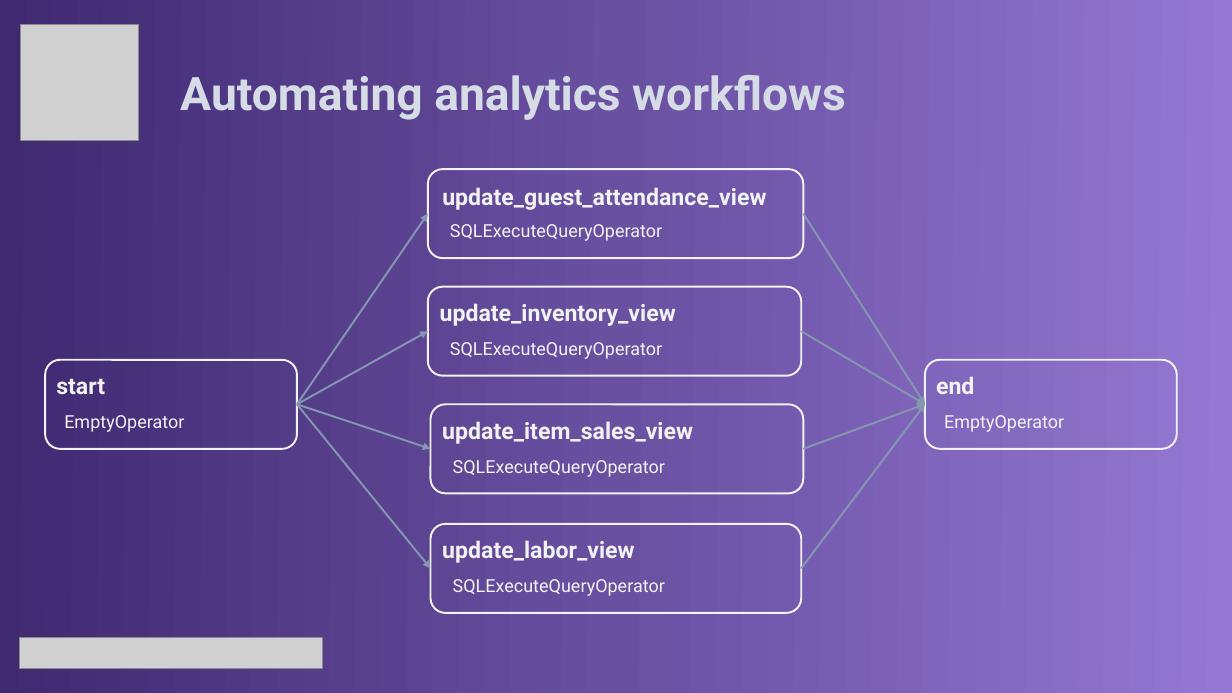
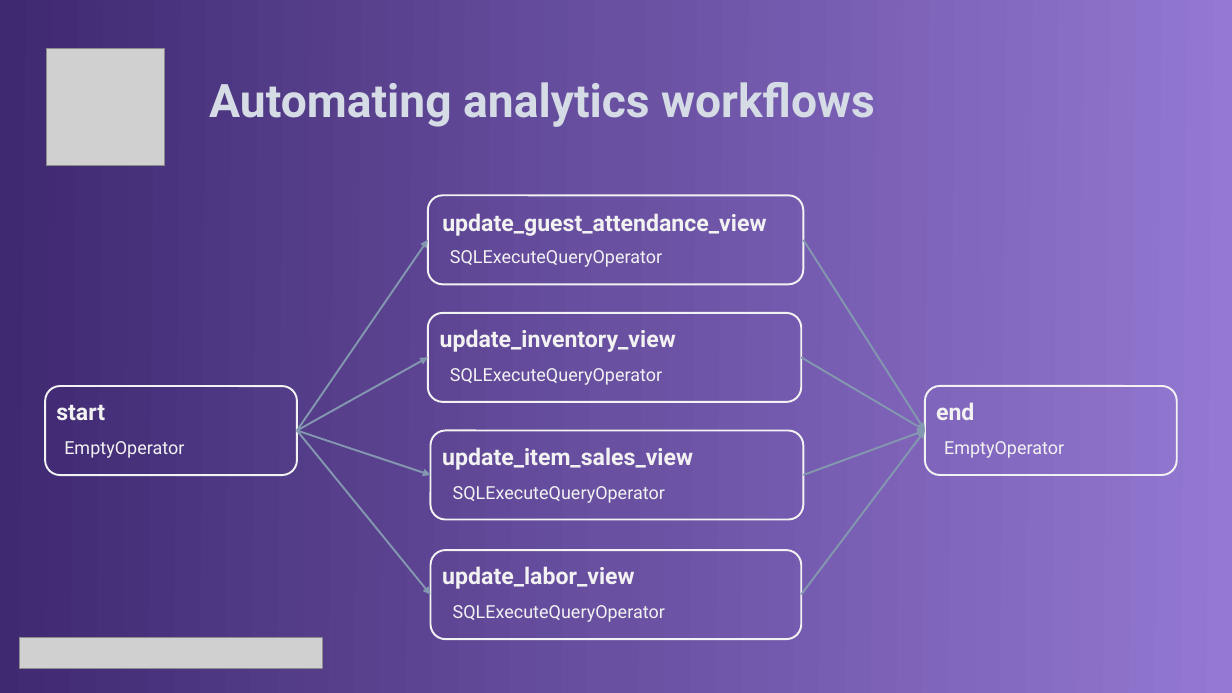
Before and after one commit to jroachgolf84/astronomer-panel-interview, a slide deck: slide 18 of documentation/Astronomer Panel Presentation.pptx (slide 17 before the commit). Drawn at 1232x693 pixels with LibreOffice and Linux fonts; fonts in the diff are those of the drawing; grey boxes stand for pictures. Boxes give left, top, right and bottom in pixels: in the first picture for what was removed or moved away, otherwise in the second. Text is boxed around its words. In the diff, an @@ line names an element or a change of style, - is before the commit and + after.

```diff
--- a/documentation/Astronomer Panel Presentation.pptx
+++ b/documentation/Astronomer Panel Presentation.pptx
@@ picture moved from (x1=20, y1=24, x2=139, y2=140) to (x1=46, y1=49, x2=165, y2=165) @@
@@ text "Automating analytics workflows" moved from (x1=180, y1=75, x2=846, y2=120) to (x1=209, y1=82, x2=875, y2=127) @@
@@ 12 texts, 8 arrows, 6 rounded rectangles moved together from (x1=45, y1=169, x2=1177, y2=613) to (x1=45, y1=195, x2=1177, y2=639) @@
```
Also in this commit, not shown: 14 other slides changed, 1 slide added, 1 other file.
